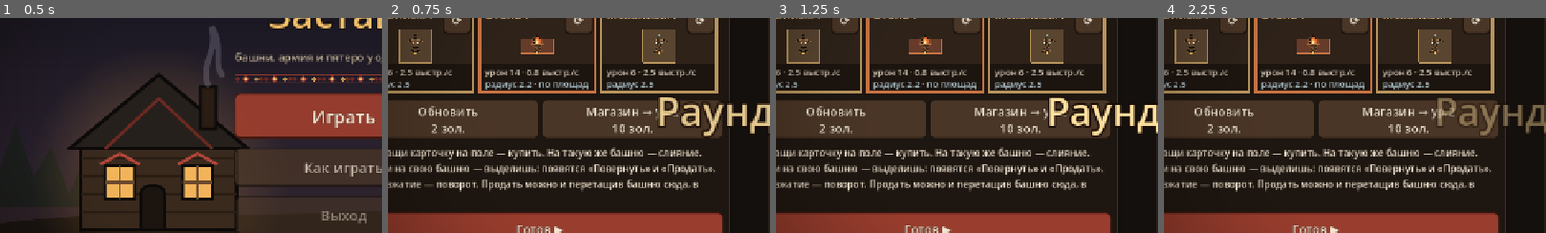
Above: before the commit, frames 1-4 (left to right).
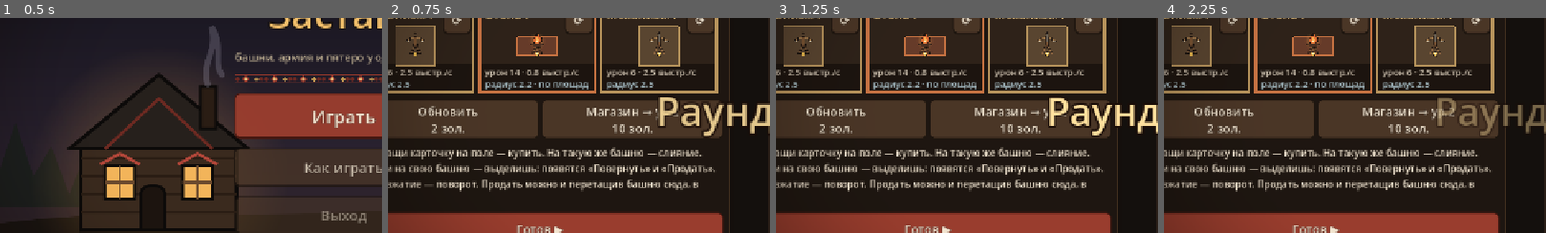
Above: after the commit, the same moments.

Repository: mewin1/godot-game
Game: Godot game, scene res://scenes/main_menu.tscn
Two runs of this game, one before a commit and one after it. Both use one fixed random seed, a clock stepped at 60 frames per second and the inputs below.
Inputs:
- Up to frame 1 (0.5 s): no input
- Up to frame 2 (0.75 s): click "Играть" at 0.5 s
- Up to frame 3 (1.25 s): no input
- Up to frame 4 (2.25 s): click "II" at 1.25 s; click "▶" at 2 s
The pictures show only the part of the screen within x 5-55%, y 28-78%; the shares and areas given below are measured in that part.

Frame 1 is identical in both runs. In frame 2, 2.5% of the frame differs, in the area x 2-77%, y 3-23%; in frame 3, 2.5%; in frame 4, 2.5%.

Commit message:
Осада видна на поле (красная мигающая рамка), звуки генерируются один раз, крупнее башни на карточках

Diff:
--- a/src/ui/offer_card.gd
+++ b/src/ui/offer_card.gd
@@ -13,7 +13,7 @@
 const COLOR_NAME: Color = Color(0.95, 0.8, 0.52)
 const COLOR_STATS: Color = Color(0.94, 0.89, 0.81, 0.85)
 const COLOR_EFFECTS: Color = Color(0.75, 0.86, 0.9, 0.9)
-const MAX_SHAPE_CELL: float = 30.0
+const MAX_SHAPE_CELL: float = 36.0
 
 var offer_index: int = 0
 var data: TowerData
--- a/src/view/field_view.gd
+++ b/src/view/field_view.gd
@@ -26,6 +26,7 @@
 const DECOR_SIZE: float = 0.92
 ## «Пружинка» башни после покупки или слияния.
 const POP_SECONDS: float = 0.35
+const SIEGE_PULSE_SPEED: float = 5.0
 const POP_STRENGTH: float = 0.3
 const MERGE_BURST_COLOR: Color = Color(1.0, 0.82, 0.4)
 const SELL_BURST_COLOR: Color = Color(0.75, 0.62, 0.45)
@@ -53,6 +54,9 @@
 		breach_multiplier = value
 		_battle.breach_multiplier = value
 
+## На это поле идут сразу двое (осада): рамка поля мигает красным.
+var is_under_siege: bool = false
+
 var _style: FieldStyle
 var _battle: BattleLayer
 var _cell_size: float = 32.0
@@ -64,6 +68,7 @@
 var _press_position: Vector2 = Vector2.ZERO
 var _fire_pulses: Dictionary[int, float] = {}
 var _hero_shake_left: float = 0.0
+var _time: float = 0.0
 var _pops: Dictionary[int, float] = {}
 ## Уровни и центры башен на прошлом кадре — так видно покупку, слияние и продажу.
 var _known_levels: Dictionary[int, int] = {}
@@ -85,6 +90,7 @@
 		if _fire_pulses[tower_id] <= 0.0:
 			_fire_pulses.erase(tower_id)
 	_hero_shake_left = maxf(0.0, _hero_shake_left - delta)
+	_time += delta
 	for tower_id: int in _pops.keys():
 		_pops[tower_id] -= delta
 		if _pops[tower_id] <= 0.0:
@@ -251,8 +257,13 @@
 	var board: BoardLayout = field.layout
 	var board_rect: Rect2 = Rect2(_origin, Vector2(board.width, board.height) * _cell_size)
 	draw_rect(board_rect.grow(_cell_size * FRAME_MARGIN), _style.frame_color)
-	draw_rect(board_rect.grow(_cell_size * FRAME_MARGIN * 0.35), _style.selected_color.darkened(0.55),
-			false, 2.0)
+	var frame_line: Color = _style.selected_color.darkened(0.55)
+	var frame_width: float = 2.0
+	if is_under_siege:
+		var pulse: float = 0.5 + 0.5 * sin(_time * SIEGE_PULSE_SPEED)
+		frame_line = _style.breach_color.lerp(Color(1.0, 0.5, 0.35), pulse)
+		frame_width = 3.0 + 3.0 * pulse
+	draw_rect(board_rect.grow(_cell_size * FRAME_MARGIN * 0.35), frame_line, false, frame_width)
 	var grass_count: int = _style.grass_textures.size()
 	for y: int in board.height:
 		for x: int in board.width:
--- a/src/view/match_screen.gd
+++ b/src/view/match_screen.gd
@@ -230,6 +230,7 @@
 	_my_view.hero_hp = me.hero_hp
 	_my_view.can_edit = is_prep and me.is_alive
 	_my_view.selected_tower_id = _selected_tower_id
+	_my_view.is_under_siege = _sim.siege_leader == HUMAN_INDEX
 	var multiplier: int = _sim.config.get_breach_multiplier(_sim.round_number)
 	_my_view.breach_multiplier = multiplier
 	_opponent_view.breach_multiplier = multiplier
--- a/src/view/sound_bank.gd
+++ b/src/view/sound_bank.gd
@@ -13,9 +13,10 @@
 
 static var _is_muted: bool = false
 static var _is_settings_loaded: bool = false
-
-var _streams: Dictionary[StringName, AudioStreamWAV] = {}
-var _volumes: Dictionary[StringName, float] = {}
+## Звуки генерируются один раз за запуск игры (~50 мс) и дальше общие для всех сцен.
+static var _streams: Dictionary[StringName, AudioStreamWAV] = {}
+static var _volumes: Dictionary[StringName, float] = {}
+
 var _last_played: Dictionary[StringName, float] = {}
 var _players: Array[AudioStreamPlayer] = []
 var _next_player: int = 0
@@ -43,7 +44,8 @@
 		var player: AudioStreamPlayer = AudioStreamPlayer.new()
 		add_child(player)
 		_players.append(player)
-	_build_sounds()
+	if _streams.is_empty():
+		_build_sounds()
 
 
 func _process(delta: float) -> void:
